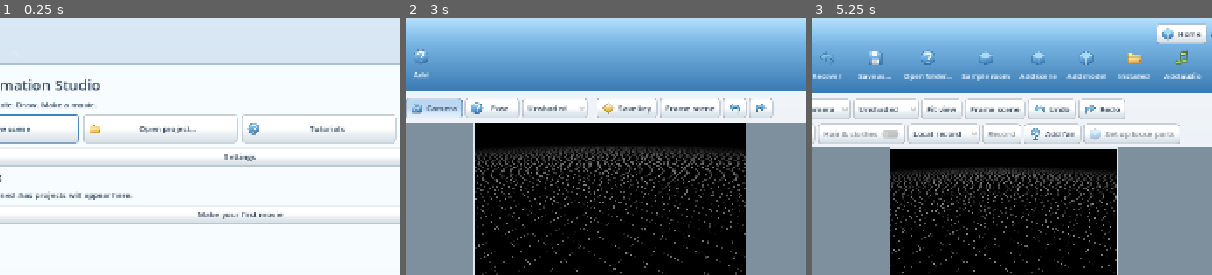
Above: before the commit, frames 1-3 (left to right).
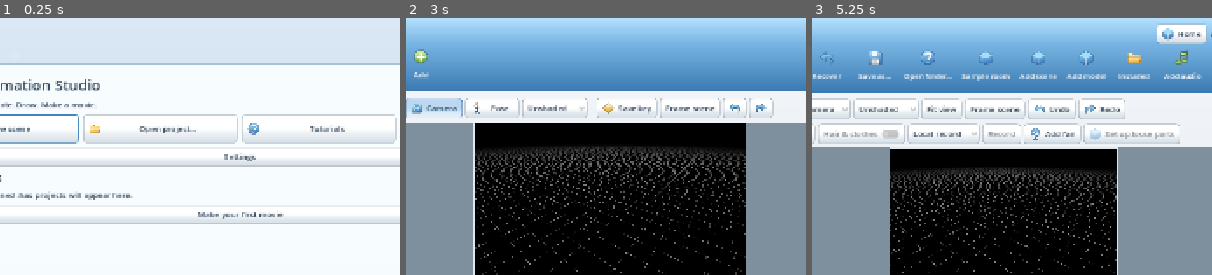
Above: after the commit, the same moments.

Repository: abanoy/studio-3d-2d
Game: Godot game, scene res://main.tscn
Two runs of this game, one before a commit and one after it. Both use one fixed random seed, a clock stepped at 60 frames per second and the inputs below.
Inputs:
- Up to frame 1 (0.25 s): no input
- Up to frame 2 (3 s): click "Draw" at 0.5 s; click "Play" at 1.25 s; click "Play" at 2 s; click "New scene" at 2.75 s
- Up to frame 3 (5.25 s): click "New" at 3.5 s; click "New" at 4.25 s; click "Advanced" at 5 s
The pictures show only the part of the screen within x 20-70%, y 0-50%; the shares and areas given below are measured in that part.

The runs differ from the first frame. In frame 2, 0.3% of the frame differs, in the area x 2-20%, y 12-38%; in frame 3, nothing differs.

Commit message:
Redesign port 2: StudioTheme SVG icons
Adds the redesign's original icons (eraser, fill, picker, figure, add,
pause, layers) used by the Simple tool strip, Pose tab and Add menu.

Co-Authored-By: Claude Opus 5.5 <noreply@anthropic.com>
Claude-Session: https://claude.ai/code/session_01Jxn1gJAtFRhbe8iSpFtErz

Diff:
--- a/src/studio_theme.gd
+++ b/src/studio_theme.gd
@@ -92,6 +92,14 @@
 		"audio": '<path d="M13 6v17M25 3v17M13 6l12-3v6l-12 3" stroke="#52713d" fill="url(#green)" stroke-width="3"/><ellipse cx="9" cy="25" rx="6" ry="4" fill="url(#green)" stroke="#52713d"/><ellipse cx="21" cy="22" rx="6" ry="4" fill="url(#green)" stroke="#52713d"/>',
 		"export": '<rect x="3" y="10" width="26" height="19" rx="3" fill="url(#blue)" stroke="#315f86"/><path d="M13 22V11H7L16 2l9 9h-6v11Z" fill="url(#green)" stroke="#52713d"/>',
 		"draw": '<path d="m5 24 3-8L23 2l7 7-15 15-8 4Z" fill="url(#gold)" stroke="#987032"/><path d="m5 24 2 4 8-4-7-8Z" fill="#fff0cc"/><path d="m5 24 2 4 3-1-4-4Z" fill="#354553"/><path d="m20 5 7 7" stroke="white" stroke-width="2"/>',
+		# Redesign: original icons for the Simple tool strip, Pose tab, Add menu and layers.
+		"eraser": '<path d="m4 20 12-14 12 10-10 12H10Z" fill="#f4b7c2" stroke="#9a4f60"/><path d="m4 20 8-9 10 8-6 7" fill="#fbe3e8"/><path d="M6 29h22" stroke="#7892aa" stroke-width="2"/>',
+		"fill": '<path d="m6 14 10-10 11 11-10 10Z" fill="url(#blue)" stroke="#315f86"/><path d="M6 14h21" stroke="#f5fbff"/><path d="M27 18c2 4 3 6 1 8s-4-1-3-3Z" fill="#3878b6"/>',
+		"picker": '<path d="M22 3l7 7-4 4-7-7Z" fill="#354553"/><path d="M18 7l7 7-12 12H6v-7Z" fill="#f5fbff" stroke="#315f86" stroke-width="2"/><path d="M6 26l-3 3" stroke="#315f86" stroke-width="3"/>',
+		"figure": '<circle cx="16" cy="6" r="4" fill="url(#gold)" stroke="#987032"/><path d="M16 10v10M8 13l8 2 8-2M16 20l-5 9M16 20l5 9" fill="none" stroke="#315f86" stroke-width="3" stroke-linecap="round"/>',
+		"add": '<circle cx="16" cy="16" r="13" fill="url(#green)" stroke="#52713d"/><path d="M16 9v14M9 16h14" stroke="white" stroke-width="4" stroke-linecap="round"/>',
+		"pause": '<rect x="7" y="4" width="7" height="24" rx="2" fill="url(#green)" stroke="#52713d"/><rect x="18" y="4" width="7" height="24" rx="2" fill="url(#green)" stroke="#52713d"/>',
+		"layers": '<path d="m16 4 13 6-13 6-13-6Z" fill="url(#blue)" stroke="#315f86"/><path d="m3 16 13 6 13-6M3 22l13 6 13-6" fill="none" stroke="#315f86" stroke-width="2"/>',
 		"camera": '<rect x="3" y="9" width="26" height="19" rx="3" fill="url(#blue)" stroke="#315f86"/><path d="M9 9V4h12v5" fill="#93c4e4" stroke="#315f86"/><circle cx="16" cy="18" r="7" fill="#f5fbff" stroke="#315f86"/><circle cx="16" cy="18" r="4" fill="url(#blue)"/>',
 		"play": '<path d="M8 3 29 16 8 29Z" fill="url(#green)" stroke="#52713d"/>',
 		"undo": '<path d="M13 5 3 14l10 8v-6c12-3 15 5 11 12 12-11 3-22-11-18Z" fill="url(#blue)" stroke="#315f86"/>',
